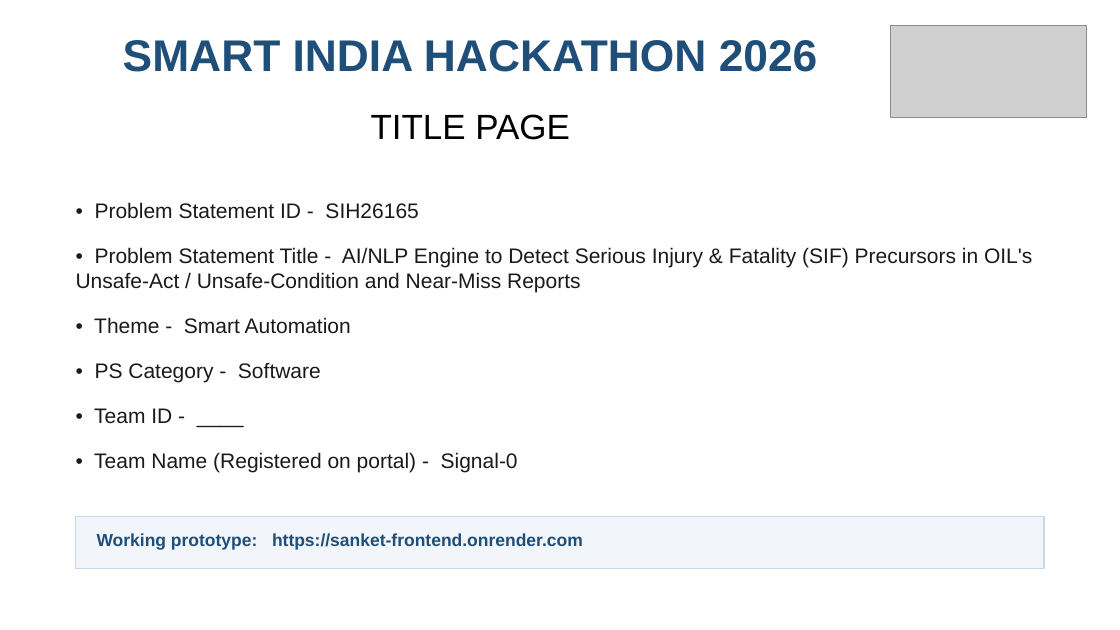
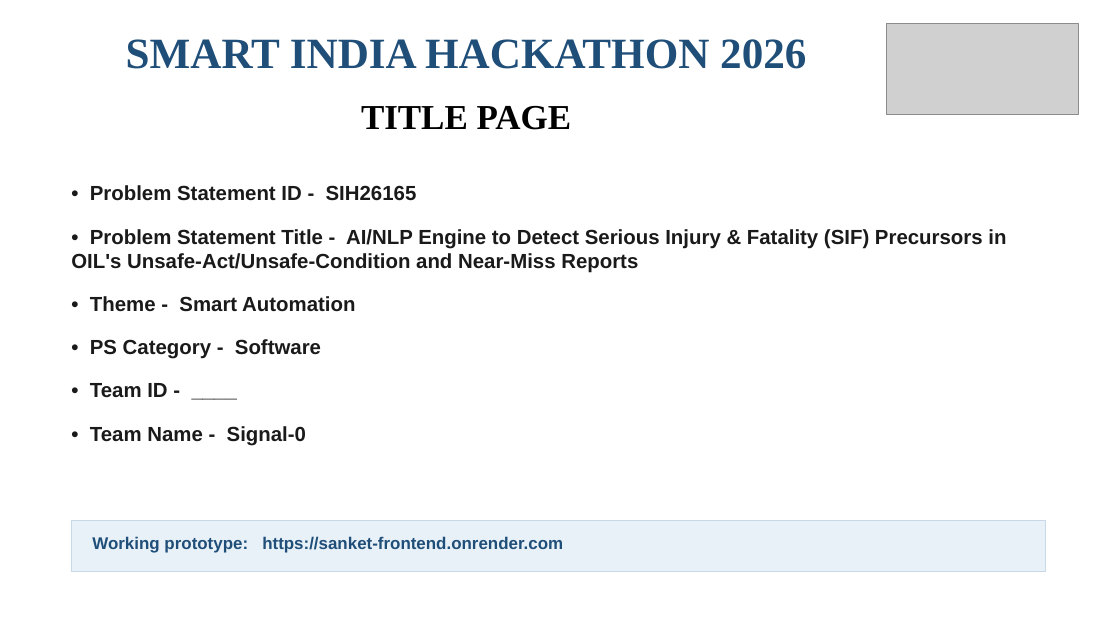
Before and after one commit to sukanya-2006/SANKET, a slide deck: slide 1 of docs/SANKET-SIH2026-Idea-Submission.pptx. Drawn at 1120x630 pixels with LibreOffice and Linux fonts; fonts in the diff are those of the drawing; grey boxes stand for pictures. Boxes give left, top, right and bottom in pixels: in the first picture for what was removed or moved away, otherwise in the second. Text is boxed around its words. In the diff, an @@ line names an element or a change of style, - is before the commit and + after.

```diff
--- a/docs/SANKET-SIH2026-Idea-Submission.pptx
+++ b/docs/SANKET-SIH2026-Idea-Submission.pptx
@@ text "SMART INDIA HACKATHON 2026" at (x1=126, y1=39, x2=806, y2=69): size 38 to 37 pt, font Arial to Times New Roman @@
@@ picture moved from (x1=891, y1=25, x2=1086, y2=118) to (x1=886, y1=24, x2=1079, y2=114) @@
@@ text "TITLE PAGE" moved from (x1=371, y1=114, x2=570, y2=140) to (x1=361, y1=106, x2=572, y2=130) @@
@@ text "TITLE PAGE" at (x1=361, y1=106, x2=572, y2=130): font Arial to Times New Roman, bold on @@
@@ text "• Problem Statement ID - ..." moved from (x1=76, y1=202, x2=1032, y2=473) to (x1=71, y1=185, x2=1006, y2=446) @@
@@ text at (x1=90, y1=185, x2=417, y2=398): size 18 to 17.5 pt, bold on in "• Problem Statement ID - SIH26165", "• Theme - Smart Automation", "• PS Category - Software", "• Team ID - ____"; less space between paragraphs @@
@@ text at (x1=71, y1=229, x2=1006, y2=273): text changed; size 18 to 17.5 pt; bold on @@
-• Problem Statement Title - AI/NLP Engine to Detect Serious Injury & Fatality (SIF) Precursors in OIL's Unsafe-Act / Unsafe-Condition and Near-Miss Reports
+• Problem Statement Title - AI/NLP Engine to Detect Serious Injury & Fatality (SIF) Precursors in OIL's Unsafe-Act/Unsafe-Condition and Near-Miss Reports
@@ text at (x1=90, y1=426, x2=306, y2=446): text changed; size 18 to 17.5 pt; bold on @@
-• Team Name (Registered on portal) - Signal-0
+• Team Name - Signal-0
@@ rectangle resized from (x1=76, y1=517, x2=1044, y2=569) to (x1=71, y1=521, x2=1046, y2=571) @@
@@ rectangle at (x1=71, y1=521, x2=1046, y2=571): fill #F2F6FA to #E8F1F8 @@
@@ text "Working prototype: https://sanket-frontend.onrender.com" at (x1=92, y1=536, x2=563, y2=553): size 15 to 14.5 pt @@
```
Also in this commit, not shown: 1 other slide changed, 4 slides added, 4 slides removed, 2 other files.
